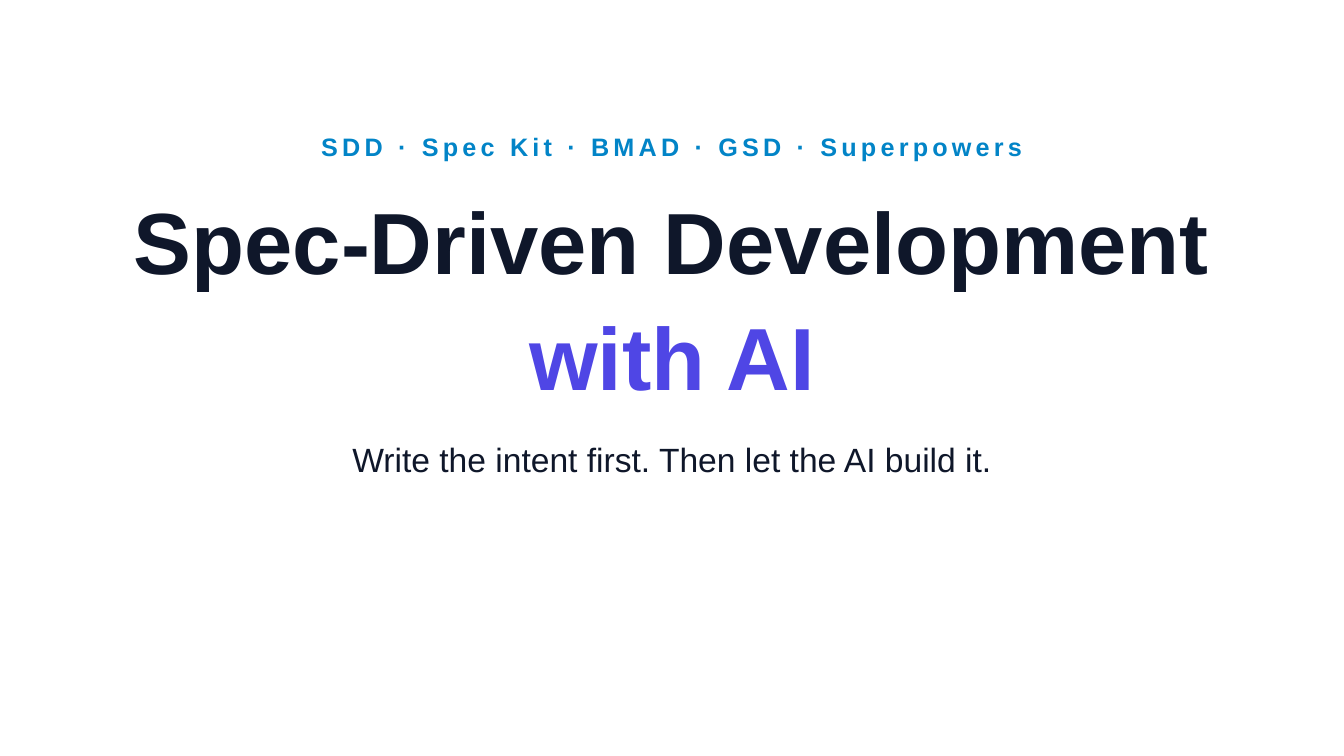
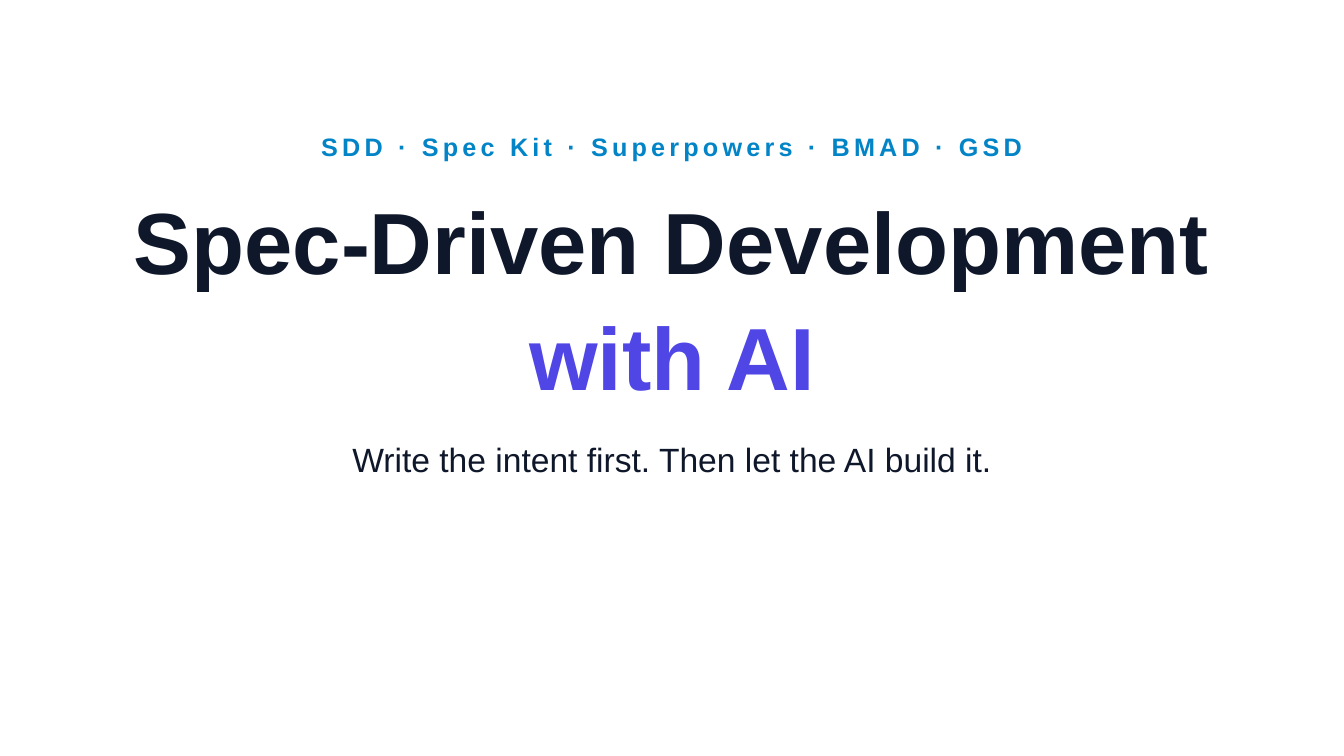
Before and after one commit to ronyronen/speckit-claude-presentation, a slide deck: slide 1 of presentation/speckit-workshop.pptx. Drawn at 1344x756 pixels with LibreOffice and Linux fonts; fonts in the diff are those of the drawing; background and template pictures are left out. Boxes give left, top, right and bottom in pixels: in the first picture for what was removed or moved away, otherwise in the second. Text is boxed around its words. In the diff, an @@ line names an element or a change of style, - is before the commit and + after.

```diff
--- a/presentation/speckit-workshop.pptx
+++ b/presentation/speckit-workshop.pptx
@@ text at box(321, 137, 1022, 161): text changed @@
-SDD · Spec Kit · BMAD · GSD · Superpowers
+SDD · Spec Kit · Superpowers · BMAD · GSD
```
Also in this commit, not shown: 10 other slides changed, 7 other files.
